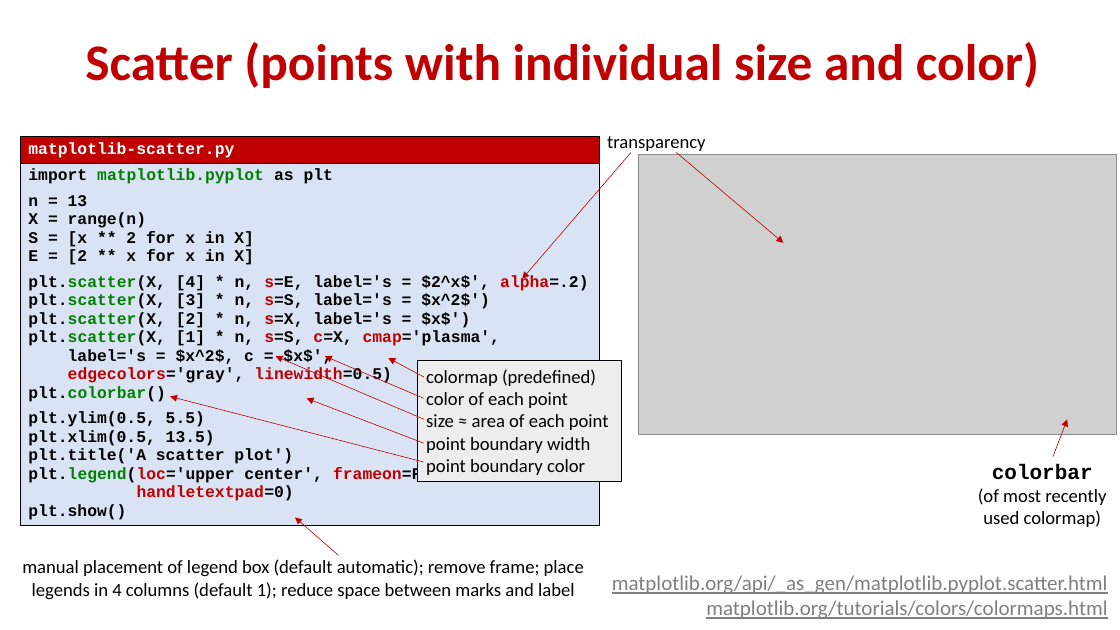
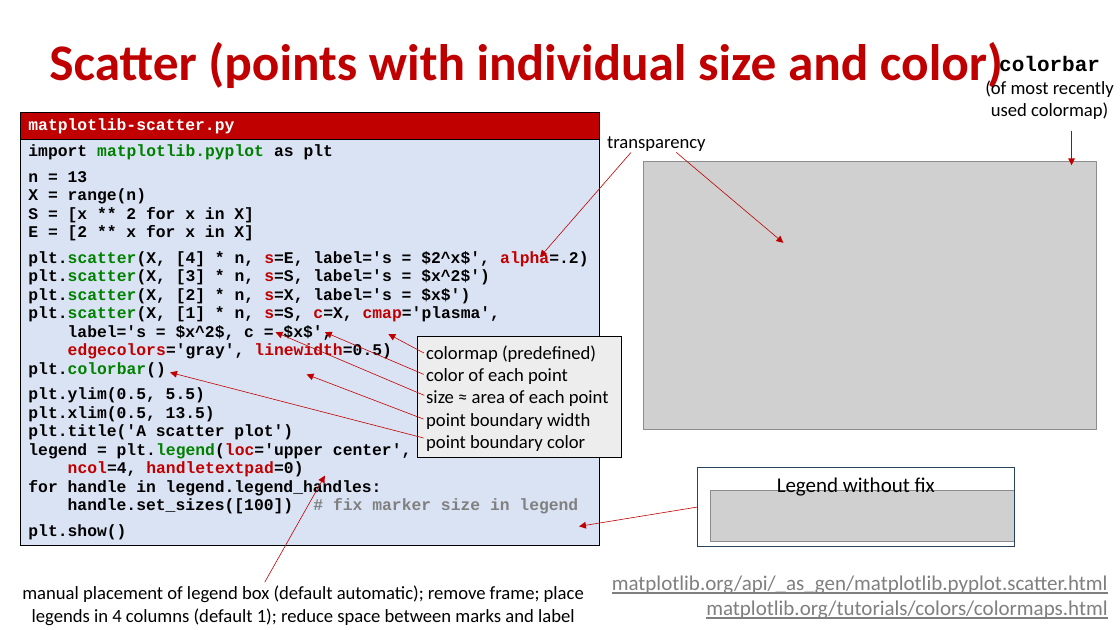
Before and after one commit to gsbrodal/gsbrodal.github.io, a slide deck: slide 5 of ipsa/slides/optimization.pptx. Drawn at 1120x630 pixels with LibreOffice and Linux fonts; fonts in the diff are those of the drawing; grey boxes stand for pictures. Boxes give left, top, right and bottom in pixels: in the first picture for what was removed or moved away, otherwise in the second. Text is boxed around its words. In the diff, an @@ line names an element or a change of style, - is before the commit and + after.

```diff
--- a/ipsa/slides/optimization.pptx
+++ b/ipsa/slides/optimization.pptx
@@ title "Scatter (points with individual size ..." rewrapped from (85,42,1039,88) to (49,42,1003,92) @@
@@ text "colorbar (of most recently used ...": place and size @@
-text "colorbar (of most recently used ..." at (978,464,1106,527)
+text "colorbar (of most recently used ..." at (985,56,1114,119)
@@ table at (20,113,599,569) @@
-row 2, column 1: import matplotlib.pyplot as plt / n = 13 / X = range(n) / S = [x ** 2 for x in X] / E = [2 ** x for x in X] / plt.scatter(X, [4] * n, s=E, label='s = $2^x$', alpha=.2) / plt.scatter(X, [3] * n, s=S, label='s = $x^2$') / plt.scatter(X, [2] * n, s=X, label='s = $x$') / plt.scatter(X, [1] * n, s=S, c=X, cmap='plasma', / label='s = $x^2$, c = $x$', edgecolors='gray', linewidth=0.5) / plt.colorbar() / plt.ylim(0.5, 5.5) / plt.xlim(0.5, 13.5) / plt.title('A scatter plot') / plt.legend(loc='upper center', frameon=False, ncol=4, / handletextpad=0) / plt.show()
+row 2, column 1: import matplotlib.pyplot as plt / n = 13 / X = range(n) / S = [x ** 2 for x in X] / E = [2 ** x for x in X] / plt.scatter(X, [4] * n, s=E, label='s = $2^x$', alpha=.2) / plt.scatter(X, [3] * n, s=S, label='s = $x^2$') / plt.scatter(X, [2] * n, s=X, label='s = $x$') / plt.scatter(X, [1] * n, s=S, c=X, cmap='plasma', / label='s = $x^2$, c = $x$', edgecolors='gray', linewidth=0.5) / plt.colorbar() / plt.ylim(0.5, 5.5) / plt.xlim(0.5, 13.5) / plt.title('A scatter plot') / legend = plt.legend(loc='upper center', frameon=False, / ncol=4, handletextpad=0) / for handle in legend.legend_handles: / handle.set_sizes([100]) # fix marker size in legend / plt.show()
@@ table: place and size @@
-table at (20,136,599,546)
+table at (20,113,599,569)
@@ arrow moved from (1054, 457) - (1068, 419) to (1072, 131) - (1072, 166) @@
@@ arrow moved from (631, 153) - (523, 279) to (631, 153) - (540, 257) @@
@@ picture: place and size @@
-picture at (639,155,1117,434)
+picture at (644,161,1096,430)
@@ 5 arrows, 1 rectangle: place and size @@
-5 arrows, 1 rectangle at (170,356,623,482)
+5 arrows, 1 rectangle at (170,333,623,458)
@@ arrow moved from (339, 555) - (295, 518) to (265, 582) - (325, 476) @@
@@ rectangle added at (697,467,1014,547), outline #28445D 0.5 pt, 18 pt, text #000000 @@
+Legend without fix
@@ arrow added from (697, 507) to (579, 527), #C00000 0.5 pt @@
@@ picture added at (710,491,1014,541) @@
@@ text "manual placement of legend box ...": place and size @@
-text "manual placement of legend box ..." at (22,559,584,600)
+text "manual placement of legend box ..." at (22,585,584,626)
```
Also in this commit, not shown: 2 other slides changed, 3 other files.
